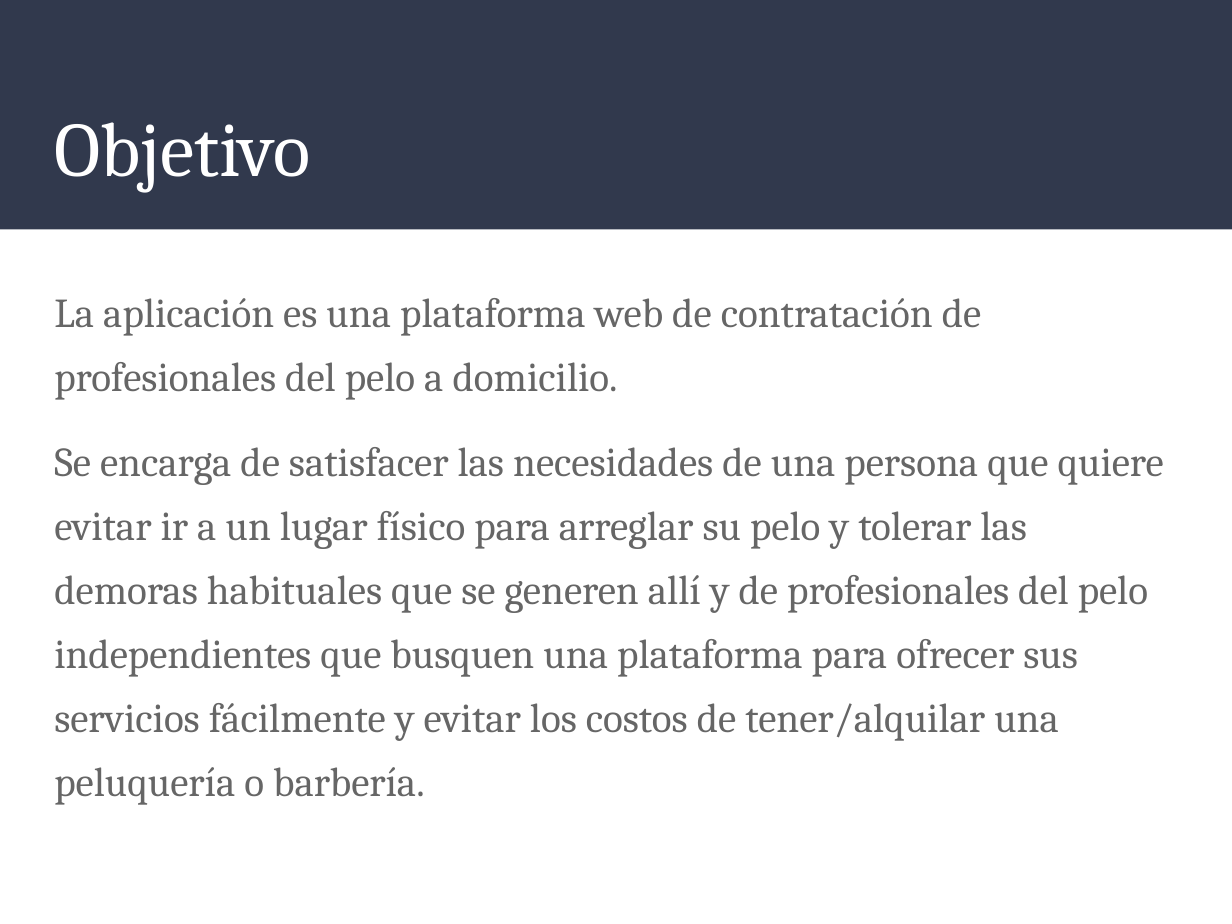
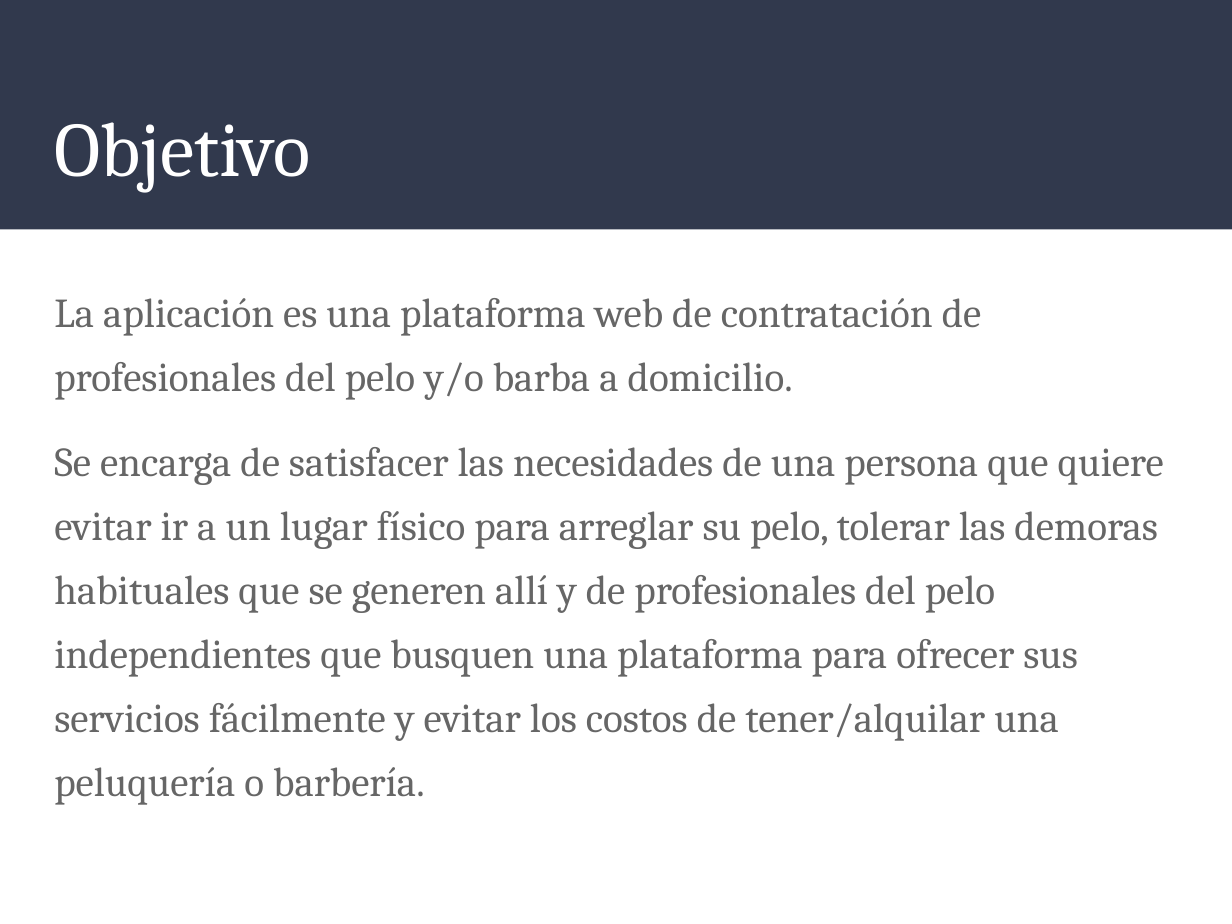
Before and after one commit to lisar01/peluqueriaya-doc, a slide deck: slide 3 of Peluqueria Ya.pptx. Drawn at 1232x924 pixels with LibreOffice and Linux fonts; fonts in the diff are those of the drawing. Boxes give left, top, right and bottom in pixels: in the first picture for what was removed or moved away, otherwise in the second. Text is boxed around its words. In the diff, an @@ line names an element or a change of style, - is before the commit and + after.

```diff
--- a/Peluqueria Ya.pptx
+++ b/Peluqueria Ya.pptx
@@ text at (x1=54, y1=298, x2=1164, y2=805): text changed @@
-La aplicación es una plataforma web de contratación de profesionales del pelo a domicilio.
-Se encarga de satisfacer las necesidades de una persona que quiere evitar ir a un lugar físico para arreglar su pelo y tolerar las demoras habituales que se generen allí y de profesionales del pelo independientes que busquen una plataforma para ofrecer sus servicios fácilmente y evitar los costos de tener/alquilar una peluquería o barbería.
+La aplicación es una plataforma web de contratación de profesionales del pelo y/o barba a domicilio.
+Se encarga de satisfacer las necesidades de una persona que quiere evitar ir a un lugar físico para arreglar su pelo, tolerar las demoras habituales que se generen allí y de profesionales del pelo independientes que busquen una plataforma para ofrecer sus servicios fácilmente y evitar los costos de tener/alquilar una peluquería o barbería.
```
Also in this commit, not shown: 3 other slides changed, 1 slide added, 1 slide removed.
